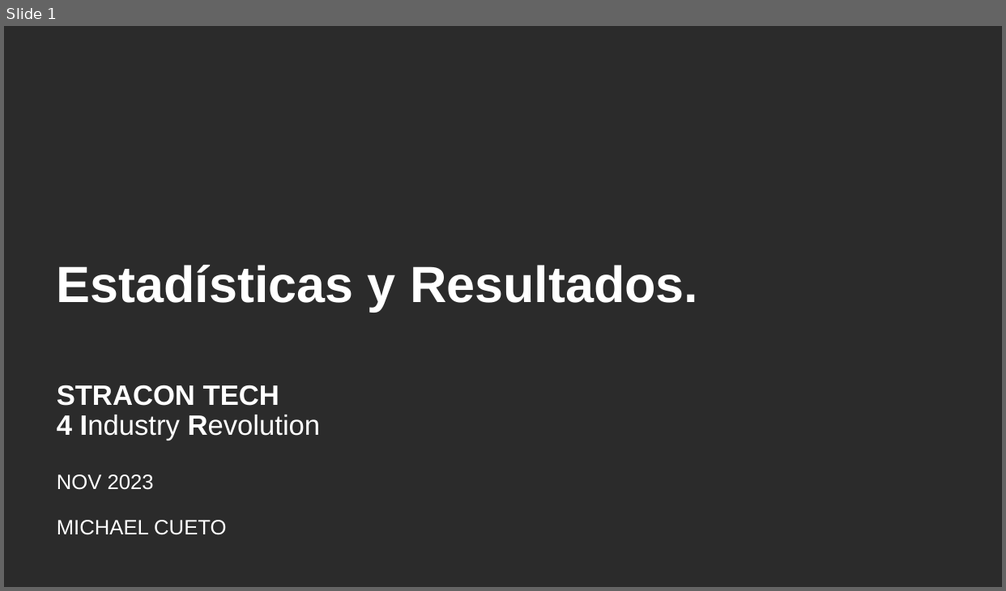
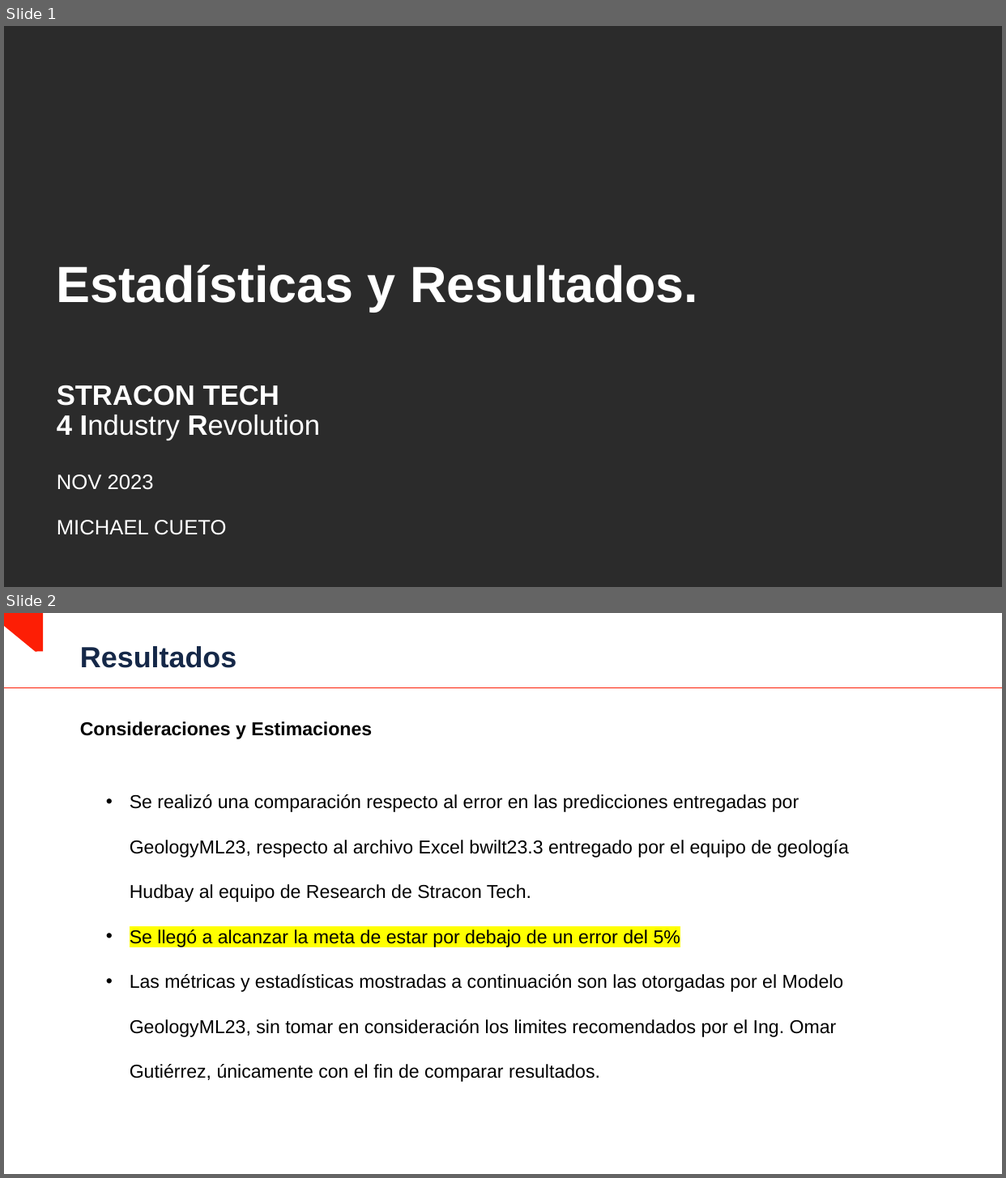
Before and after one commit to MichaelCueto/GeologyML23, a slide deck: 01_Analisis/Estadisticas y Resultados.pptx. Shown one above the other, each under a label of ours: slide 1 before the commit, slides 1 and 2 after it. The pictures are 1006x591 and 1006x1178 pixels, drawn with LibreOffice and Linux fonts; fonts in the diff are those of the drawing; background and template pictures are left out; a plain dark background stands for a picture behind light text. Boxes give left, top, right and bottom in pixels: in the first picture for what was removed or moved away, otherwise in the second. Text is boxed around its words. In the diff, an @@ line names an element or a change of style, - is before the commit and + after.

```diff
--- a/01_Analisis/Estadisticas y Resultados.pptx
+++ b/01_Analisis/Estadisticas y Resultados.pptx
@@ slide 2 added at (x1=4, y1=613, x2=1002, y2=1174), background #FFFFFF @@
@@ freeform shape added at (x1=4, y1=613, x2=43, y2=651), fill #FD1E05 @@
@@ title added at (x1=80, y1=646, x2=236, y2=668), 28 pt, text #152848, bold @@
+Resultados
@@ line added from (4, 688) to (1002, 688), #FD1E05 0.5 pt @@
@@ text added at (x1=80, y1=722, x2=372, y2=739), 18 pt, text #000000, bold @@
+Consideraciones y Estimaciones
@@ text added at (x1=130, y1=794, x2=849, y2=1082), 18 pt, text #000000 @@
+• Se realizó una comparación respecto al error en las predicciones entregadas por GeologyML23, respecto al archivo Excel bwilt23.3 entregado por el equipo de geología Hudbay al equipo de Research de Stracon Tech.
+• Se llegó a alcanzar la meta de estar por debajo de un error del 5%
+• Las métricas y estadísticas mostradas a continuación son las otorgadas por el Modelo GeologyML23, sin tomar en consideración los limites recomendados por el Ing. Omar Gutiérrez, únicamente con el fin de comparar resultados.
```
Also in this commit, not shown: 2 slides changed, 3 other slides added, 5 slides removed, 11 other files.
